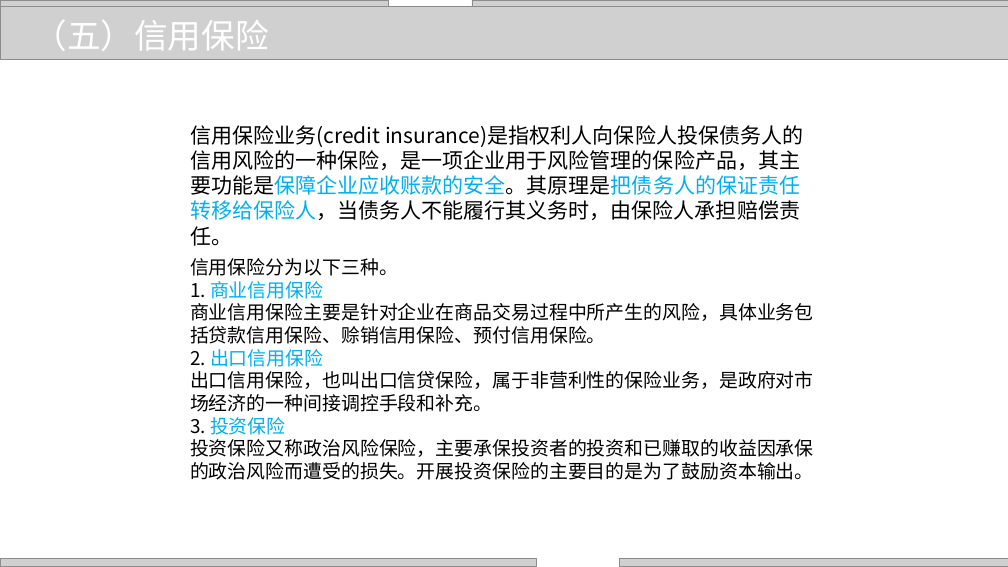
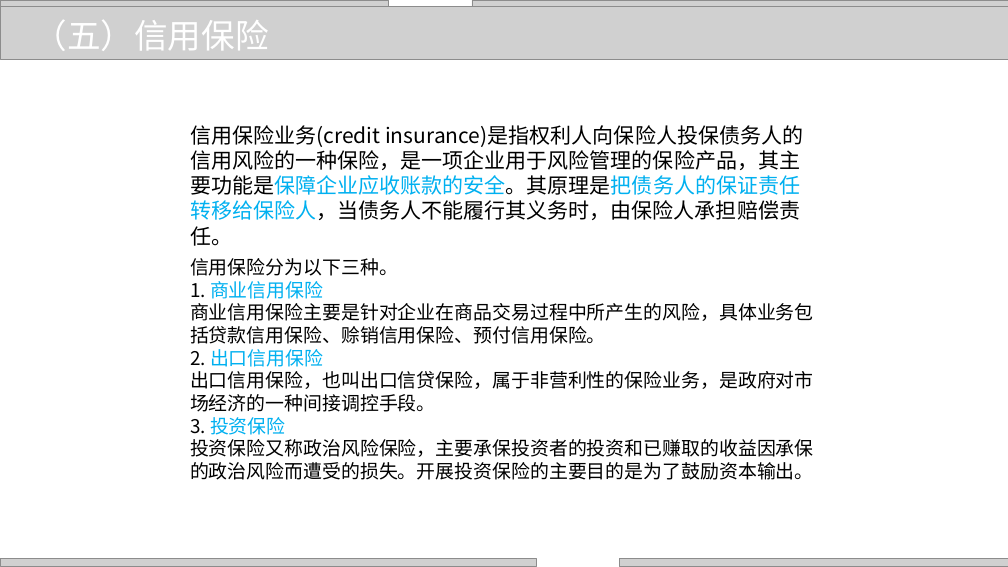
Before and after one commit to zhangjianzhang/internet_credit, a slide deck: slide 11 of files/slides/lecture_19.pptx. Drawn at 1008x567 pixels with LibreOffice and Linux fonts; fonts in the diff are those of the drawing; grey boxes stand for pictures; background and template pictures are left out. Boxes give left, top, right and bottom in pixels: in the first picture for what was removed or moved away, otherwise in the second. Text is boxed around its words. In the diff, an @@ line names an element or a change of style, - is before the commit and + after.

```diff
--- a/files/slides/lecture_19.pptx
+++ b/files/slides/lecture_19.pptx
@@ text at box(190, 258, 814, 480): text changed @@
-信用保险分为以下三种。
-1. 商业信用保险
-商业信用保险主要是针对企业在商品交易过程中所产生的风险，具体业务包括贷款信用保险、赊销信用保险、预付信用保险。
-2. 出口信用保险
-出口信用保险，也叫出口信贷保险，属于非营利性的保险业务，是政府对市场经济的一种间接调控手段和补充。
-3. 投资保险
-投资保险又称政治风险保险，主要承保投资者的投资和已赚取的收益因承保的政治风险而遭受的损失。开展投资保险的主要目的是为了鼓励资本输出。
+信用保险分为以下三种。
+1. 商业信用保险
+商业信用保险主要是针对企业在商品交易过程中所产生的风险，具体业务包括贷款信用保险、赊销信用保险、预付信用保险。
+2. 出口信用保险
+出口信用保险，也叫出口信贷保险，属于非营利性的保险业务，是政府对市场经济的一种间接调控手段。
+3. 投资保险
+投资保险又称政治风险保险，主要承保投资者的投资和已赚取的收益因承保的政治风险而遭受的损失。开展投资保险的主要目的是为了鼓励资本输出。
```
Also in this commit, not shown: 6 other slides changed, 8 other files.
